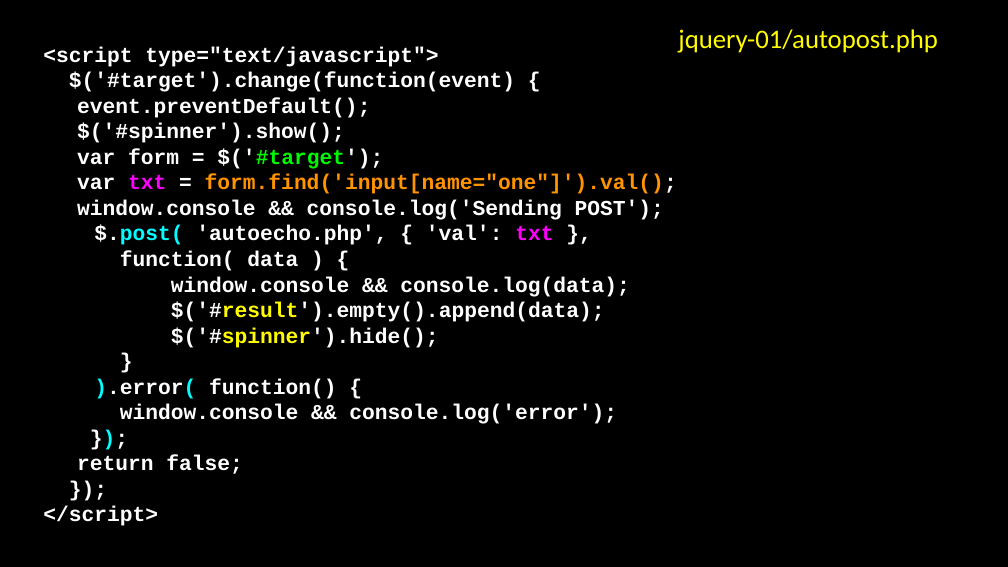
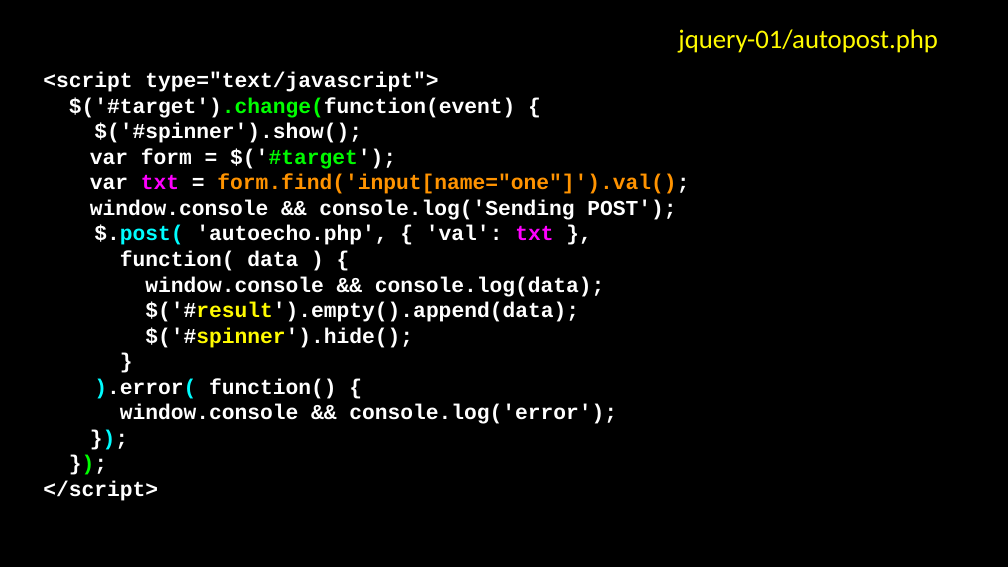
Before and after one commit to csev/wa4e, a slide deck: slide 12 of lectures/PHP-14-JQuery-JSON.ppt (slide 10 before the commit). Drawn at 1008x567 pixels with LibreOffice and Linux fonts; fonts in the diff are those of the drawing. Boxes give left, top, right and bottom in pixels: in the first picture for what was removed or moved away, otherwise in the second. Text is boxed around its words. In the diff, an @@ line names an element or a change of style, - is before the commit and + after.

```diff
--- a/lectures/PHP-14-JQuery-JSON.ppt
+++ b/lectures/PHP-14-JQuery-JSON.ppt
@@ text in free at bbox=[69, 98, 515, 118]: text colour #FFFFFF to #00FF00 in "$('#target').change(function(event)", "});" @@
@@ text in free at bbox=[77, 98, 370, 118]: paragraph removed @@
-event.preventDefault();
@@ text in free at bbox=[77, 455, 243, 474]: paragraph removed @@
-return false;
```
Also in this commit, not shown: 8 other slides changed, 2 slides added, 10 other files.
